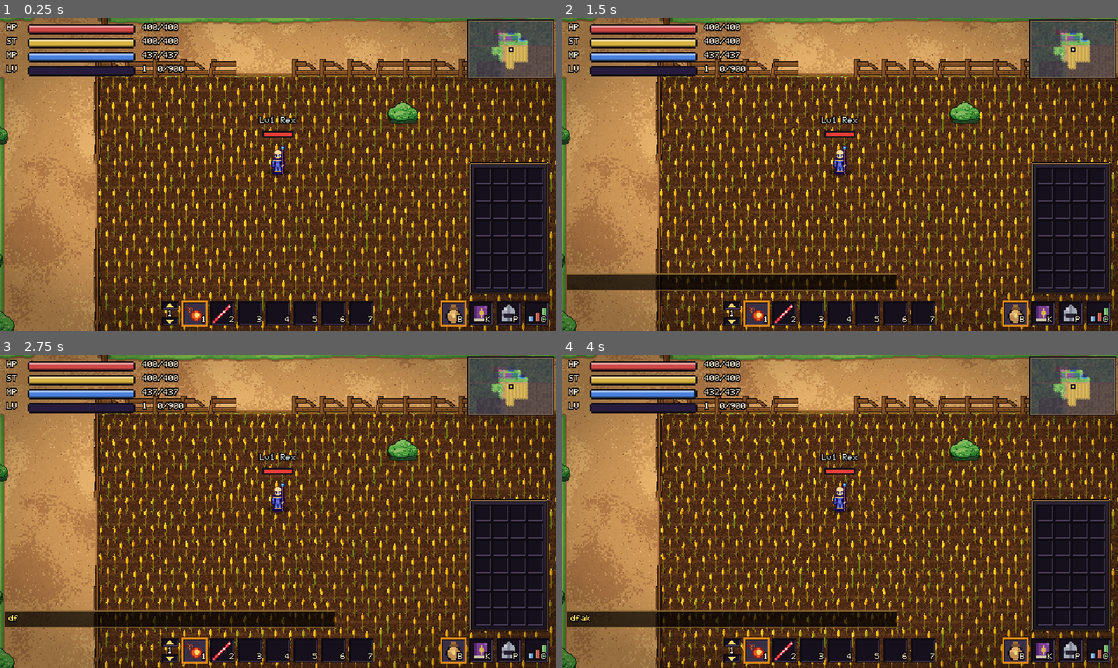
Above: before the commit, frames 1-4 (two rows, left to right).
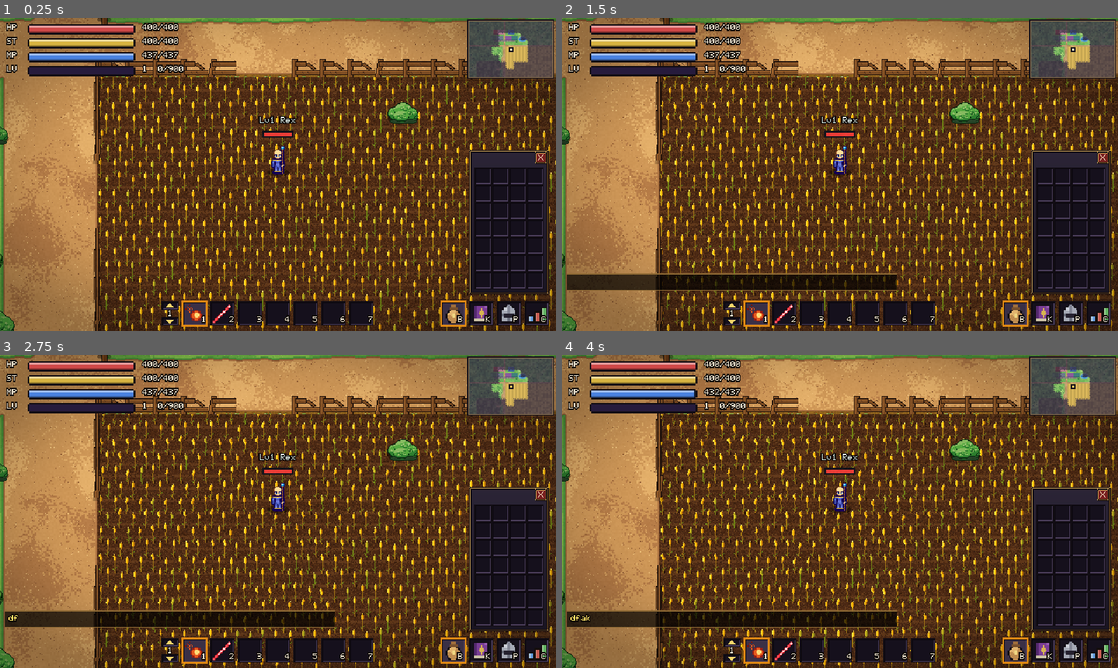
Above: after the commit, the same moments.

Repository: ivymiketwo/Dorkfall
Game: Godot game, scene res://scenes/main.tscn
Two runs of this game, one before a commit and one after it. Both use one fixed random seed, a clock stepped at 60 frames per second and the inputs below.
Inputs (mouse positions are in pixels of both pictures, inside the frame that each line leads up to):
- Up to frame 1 (0.25 s): no input
- Up to frame 2 (1.5 s): tap Enter at 0.5 s; drag from (1056, 312) to (895, 105) at 0.52 s; drag from (1073, 227) to (812, 237) at 1.27 s
- Up to frame 3 (2.75 s): move the mouse to (333, 442) at 2.02 s; hold D (move_right) from 2.03 s (still down); hold F (interact) from 2.03 s (still down)
- Up to frame 4 (4 s): release D (move_right) at 2.75 s; release F (interact) at 2.75 s; drag from (812, 574) to (673, 464) at 2.77 s; move the mouse to (1006, 558) at 3.52 s; hold A (move_left) from 3.53 s (still down); hold K (spellbook) from 3.53 s (still down); tap Space (jump) at 3.77 s

The runs differ from the first frame. In frame 1, 0.7% of the frame differs, in the area x 84-99%, y 42-47%; in frame 2, 0.7%; in frame 3, 0.7%; in frame 4, 0.7%.

Commit message:
Inventory: top margin for close button
Co-Authored-By: Claude Sonnet 5.5 <noreply@anthropic.com>
Claude-Session: https://claude.ai/code/session_01UyEsHhhwY5pbE3D4yW6PxM

Diff:
--- a/scripts/inventory_ui.gd
+++ b/scripts/inventory_ui.gd
@@ -8,6 +8,7 @@
 const ICON := 8     # icons come from items_small.png (8x8 frames)
 const GAP := 0
 const PAD := 3
+const TOP := 10          ## top margin: room for the close button above the slots
 const ITEM_ICONS := preload("res://art/items_small.png")
 
 const PANEL_BG := Color("3b3226")
@@ -35,8 +36,8 @@
 
 
 func _ready() -> void:
-	add_to_group(CloseButton.GROUP)    # no X button here: it would cover an item slot (Esc still closes it)
-	size = Vector2(COLS * SLOT + (COLS - 1) * GAP + PAD * 2, ROWS * SLOT + (ROWS - 1) * GAP + PAD * 2)
+	CloseButton.attach(self)
+	size = Vector2(COLS * SLOT + (COLS - 1) * GAP + PAD * 2, ROWS * SLOT + (ROWS - 1) * GAP + PAD + TOP)
 	var screen := get_viewport_rect().size / get_canvas_transform().get_scale()
 	position = Vector2(screen.x - size.x - 4, screen.y - size.y - 4 - 17)   # sits above the nav bar
 	mouse_filter = Control.MOUSE_FILTER_STOP
@@ -55,7 +56,7 @@
 
 
 func _slot_at(p: Vector2) -> int:
-	var q := p - Vector2(PAD, PAD)
+	var q := p - Vector2(PAD, TOP)
 	if q.x < 0 or q.y < 0:
 		return -1
 	var col := floori(q.x / (SLOT + GAP))
@@ -68,7 +69,7 @@
 
 
 func _slot_pos(i: int) -> Vector2:
-	return Vector2(PAD + (i % COLS) * (SLOT + GAP), PAD + (i / COLS) * (SLOT + GAP))
+	return Vector2(PAD + (i % COLS) * (SLOT + GAP), TOP + (i / COLS) * (SLOT + GAP))
 
 
 func _gui_input(event: InputEvent) -> void:
